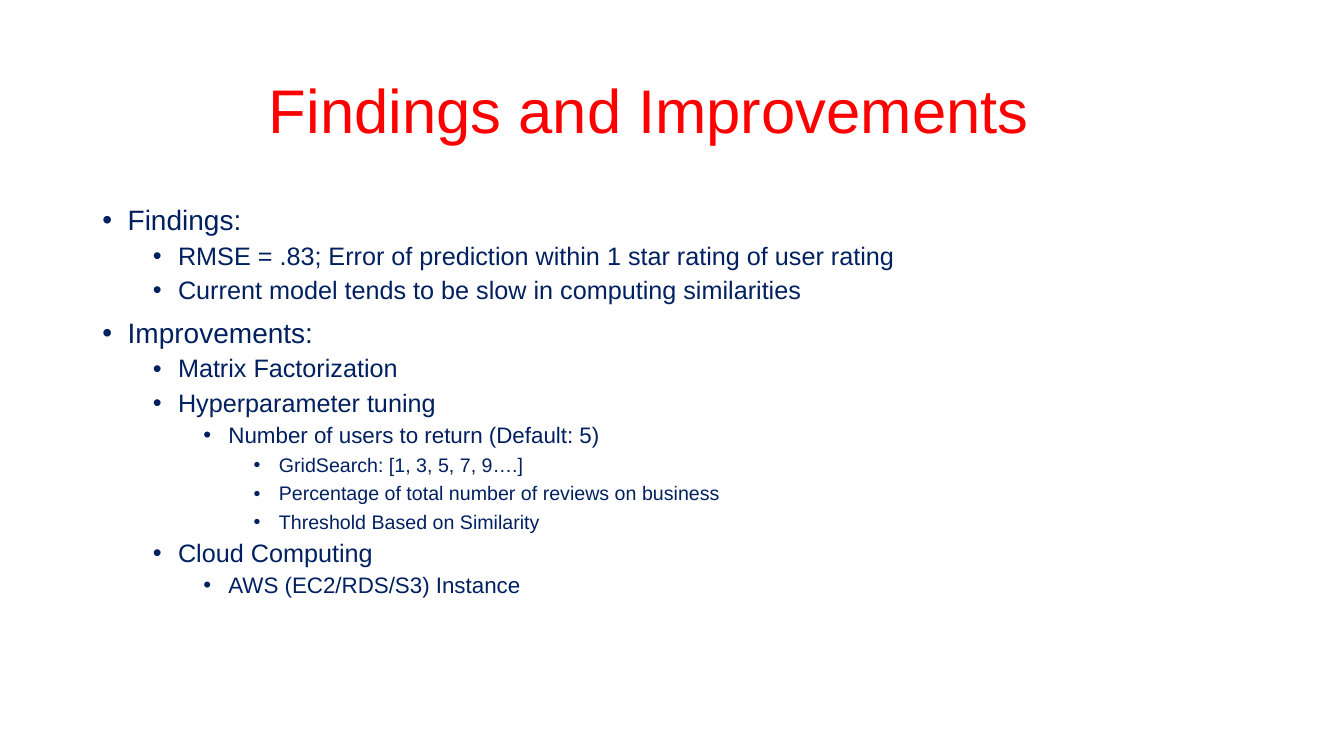
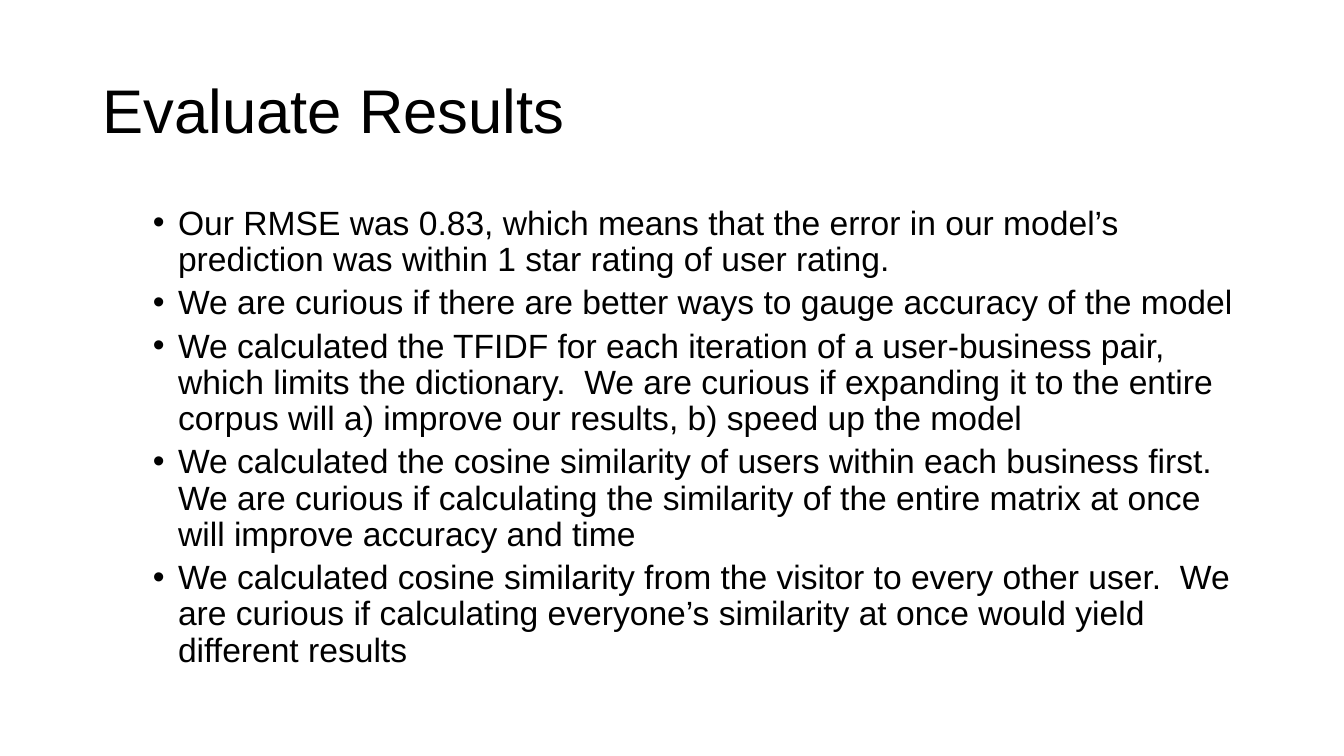
Before and after one commit to methoddatascience/Libra, a slide deck: slide 14 of reviewly/reviewly_libra.pptx (slide 6 before the commit). Drawn at 1344x756 pixels with LibreOffice and Linux fonts; fonts in the diff are those of the drawing; background and template pictures are left out. Boxes give left, top, right and bottom in pixels: in the first picture for what was removed or moved away, otherwise in the second. Text is boxed around its words. In the diff, an @@ line names an element or a change of style, - is before the commit and + after.

```diff
--- a/reviewly/reviewly_libra.pptx
+++ b/reviewly/reviewly_libra.pptx
@@ title at box(102, 88, 564, 134): text changed; text colour #FF0000 to #000000 @@
-Findings and Improvements
+Evaluate Results
@@ text at box(178, 210, 1232, 663): text changed; size 18 to 24 pt; text colour #002060 to #000000 @@
-• Findings:
-  • RMSE = .83; Error of prediction within 1 star rating of user rating
-  • Current model tends to be slow in computing similarities
-• Improvements:
-  • Matrix Factorization
-  • Hyperparameter tuning
-    • Number of users to return (Default: 5)
-      • GridSearch: [1, 3, 5, 7, 9….]
-      • Percentage of total number of reviews on business
-      • Threshold Based on Similarity
-  • Cloud Computing
-    • AWS (EC2/RDS/S3) Instance
+  • Our RMSE was 0.83, which means that the error in our model’s prediction was within 1 star rating of user rating.
+  • We are curious if there are better ways to gauge accuracy of the model
+  • We calculated the TFIDF for each iteration of a user-business pair, which limits the dictionary. We are curious if expanding it to the entire corpus will a) improve our results, b) speed up the model
+  • We calculated the cosine similarity of users within each business first. We are curious if calculating the similarity of the entire matrix at once will improve accuracy and time
+  • We calculated cosine similarity from the visitor to every other user. We are curious if calculating everyone’s similarity at once would yield different results
```
Also in this commit, not shown: 7 other slides changed, 9 slides added, 1 slide removed.
